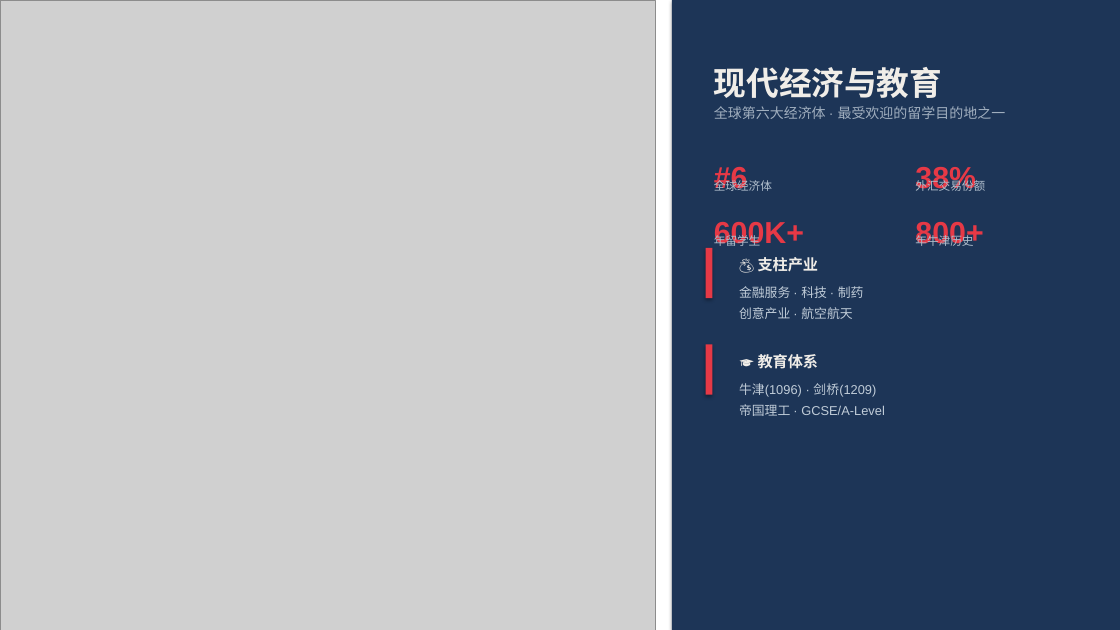
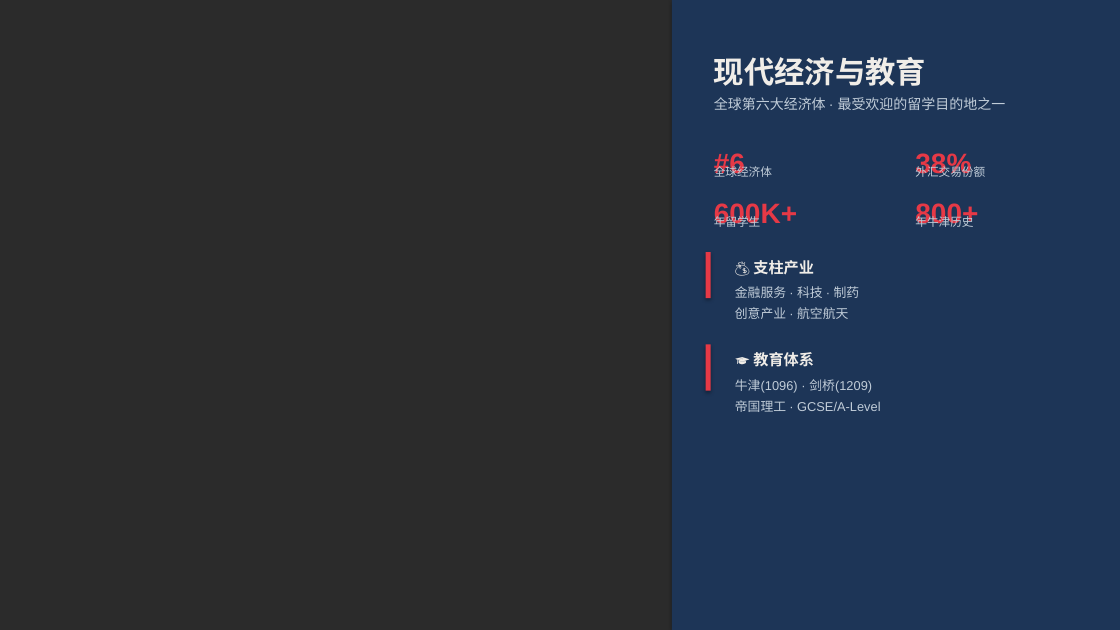
Before and after one commit to jasoneip01-pixel/uk-explorer, a slide deck: slide 8 of 走近英国.pptx. Drawn at 1120x630 pixels with LibreOffice and Linux fonts; fonts in the diff are those of the drawing; grey boxes stand for pictures; background and template pictures are left out; a plain dark background stands for a picture behind light text. Boxes give left, top, right and bottom in pixels: in the first picture for what was removed or moved away, otherwise in the second. Text is boxed around its words. In the diff, an @@ line names an element or a change of style, - is before the commit and + after.

```diff
--- a/走近英国.pptx
+++ b/走近英国.pptx
@@ background #FFFFFF to picture (left out) @@
@@ picture removed at [0, 0, 655, 630] @@
@@ text "现代经济与教育": place and size @@
-text "现代经济与教育" at [714, 67, 942, 98]
+text "现代经济与教育" at [714, 57, 926, 86]
@@ text "现代经济与教育" at [714, 57, 926, 86]: size 28 to 26 pt @@
@@ text "全球第六大经济体 · 最受欢迎的留学目的地之一": place and size @@
-text "全球第六大经济体 · 最受欢迎的留学目的地之一" at [714, 106, 1006, 119]
+text "全球第六大经济体 · 最受欢迎的留学目的地之一" at [714, 97, 1006, 110]
@@ text "全球第六大经济体 · 最受欢迎的留学目的地之一" at [714, 97, 1006, 110]: text colour #A0AEBE to #C0CCD8 @@
@@ text "#6": place and size @@
-text "#6" at [714, 167, 748, 191]
+text "#6" at [714, 151, 745, 178]
@@ text "38%": place and size @@
-text "38%" at [915, 167, 976, 191]
+text "38%" at [915, 151, 971, 178]
@@ text "全球经济体": place and size @@
-text "全球经济体" at [714, 178, 772, 191]
+text "全球经济体" at [714, 164, 772, 177]
@@ text "外汇交易份额": place and size @@
-text "外汇交易份额" at [915, 178, 985, 194]
+text "外汇交易份额" at [915, 164, 985, 177]
@@ text colour #B0BECC to #C0CCD8 in 4 elements at [714, 164, 772, 177], [915, 164, 985, 177], [915, 214, 973, 227], [714, 214, 761, 230] @@
@@ text "600K+": place and size @@
-text "600K+" at [714, 222, 804, 246]
+text "600K+" at [714, 203, 797, 227]
@@ text "年留学生": place and size @@
-text "年留学生" at [714, 233, 761, 249]
+text "年留学生" at [714, 214, 761, 230]
@@ size 26 to 24 pt in 4 elements at [714, 151, 745, 178], [915, 151, 971, 178], [714, 203, 797, 227], [915, 203, 978, 227] @@
@@ text "800+": place and size @@
-text "800+" at [915, 222, 983, 246]
+text "800+" at [915, 203, 978, 227]
@@ text "年牛津历史": place and size @@
-text "年牛津历史" at [915, 233, 973, 249]
+text "年牛津历史" at [915, 214, 973, 227]
@@ rectangle: place and size @@
-rectangle at [706, 248, 712, 298]
+rectangle at [706, 252, 711, 298]
@@ text "💰 支柱产业": place and size @@
-text "💰 支柱产业" at [758, 257, 819, 272]
+text "💰 支柱产业" at [753, 260, 814, 275]
@@ text "金融服务 · 科技 · 制药 ...": place and size @@
-text "金融服务 · 科技 · 制药 ..." at [739, 286, 864, 319]
+text "金融服务 · 科技 · 制药 ..." at [735, 286, 860, 319]
@@ rectangle: place and size @@
-rectangle at [706, 344, 712, 395]
+rectangle at [706, 344, 711, 391]
@@ text "🎓 教育体系": place and size @@
-text "🎓 教育体系" at [758, 354, 819, 369]
+text "🎓 教育体系" at [753, 352, 814, 367]
@@ text "牛津(1096) · 剑桥(1209) 帝国理工 · ...": place and size @@
-text "牛津(1096) · 剑桥(1209) 帝国理工 · ..." at [739, 383, 885, 416]
+text "牛津(1096) · 剑桥(1209) 帝国理工 · ..." at [735, 379, 881, 412]
```
Also in this commit, not shown: 10 other slides changed.
